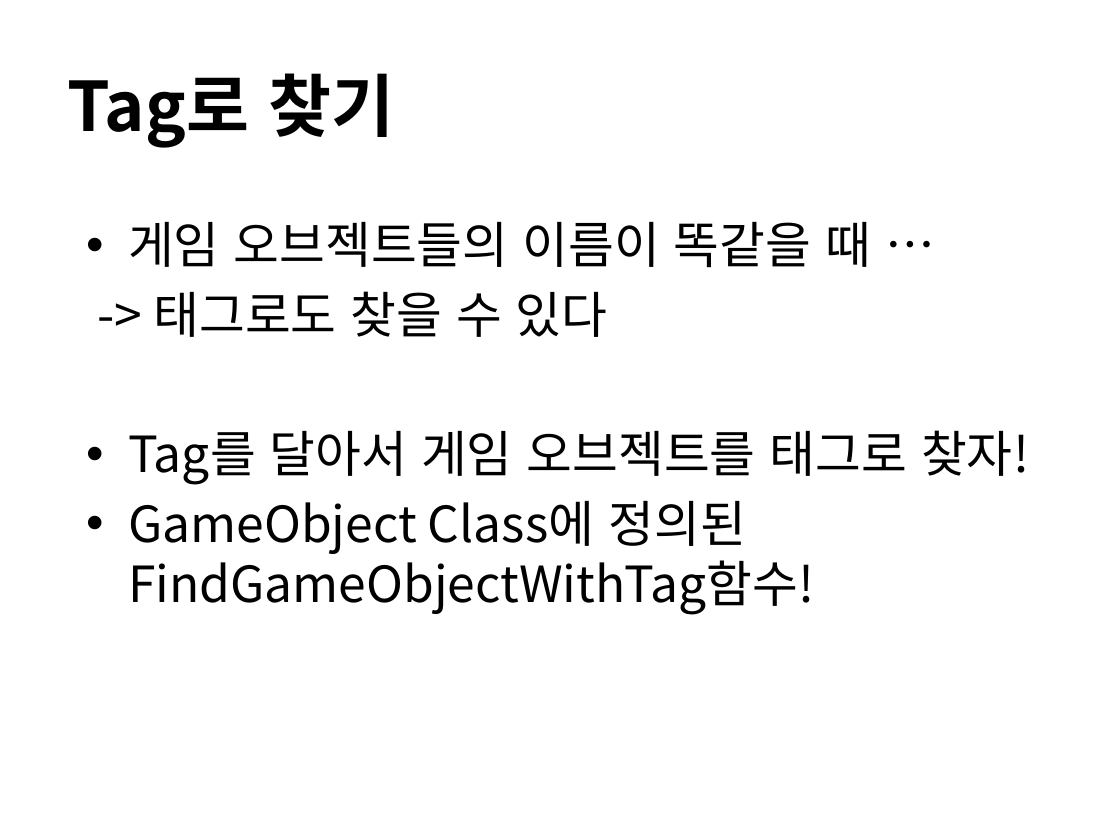
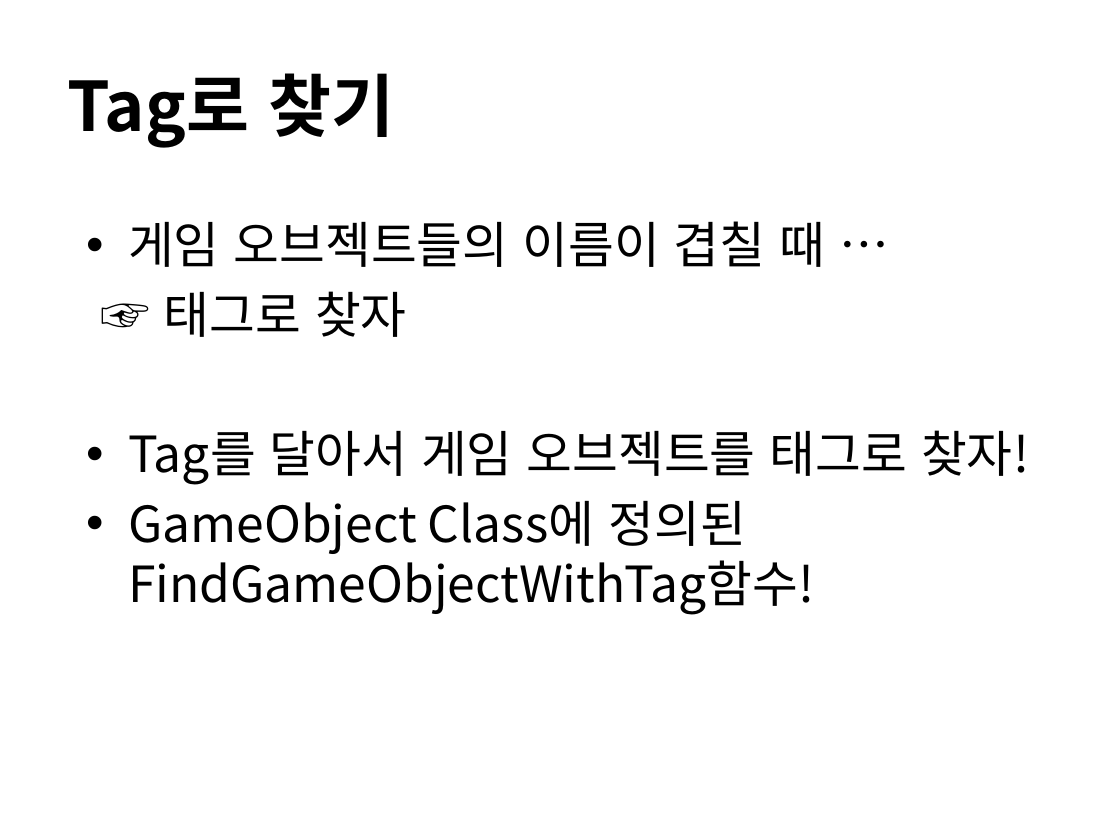
Before and after one commit to IamGroooooot/cien-unity-2019, a slide deck: slide 17 of 2주차.pptx. Drawn at 1120x840 pixels with LibreOffice and Linux fonts; fonts in the diff are those of the drawing. Boxes give left, top, right and bottom in pixels: in the first picture for what was removed or moved away, otherwise in the second. Text is boxed around its words. In the diff, an @@ line names an element or a change of style, - is before the commit and + after.

```diff
--- a/2주차.pptx
+++ b/2주차.pptx
@@ text at <box>128,221,825,337</box>: text changed @@
-• 게임 오브젝트들의 이름이 똑같을 때 …
--> 태그로도 찾을 수 있다
+• 게임 오브젝트들의 이름이 겹칠 때 …
+☞ 태그로 찾자
```
Also in this commit, not shown: 8 other slides changed, 5 slides added.
